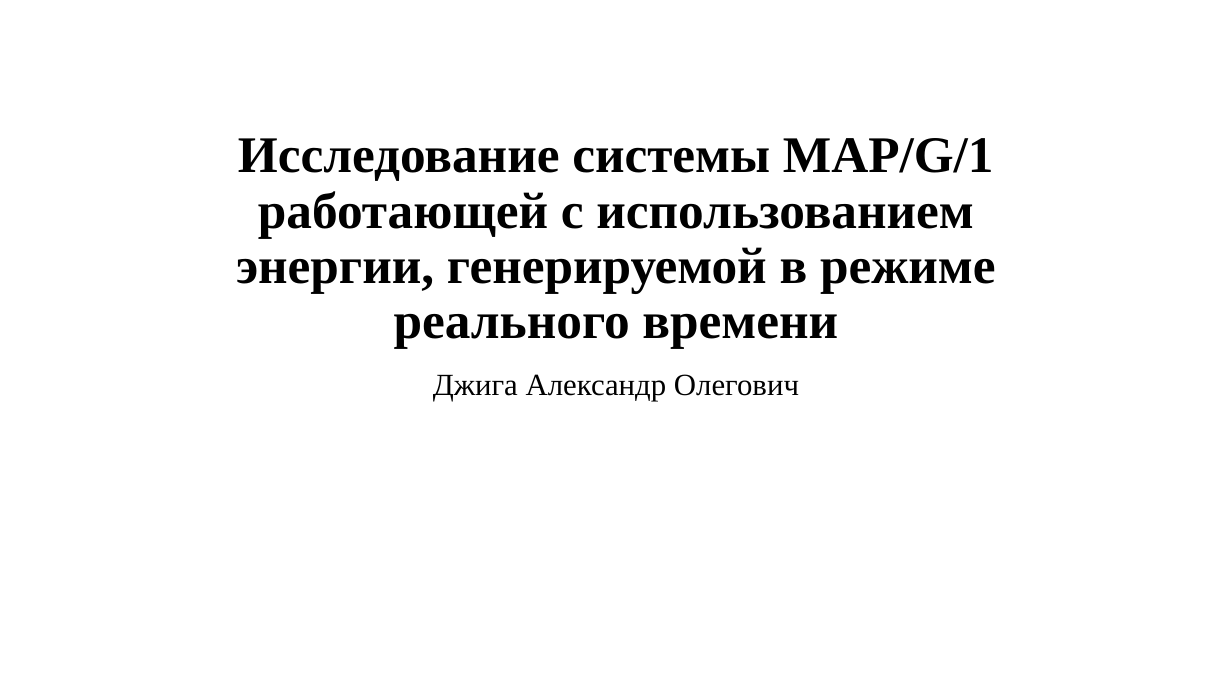
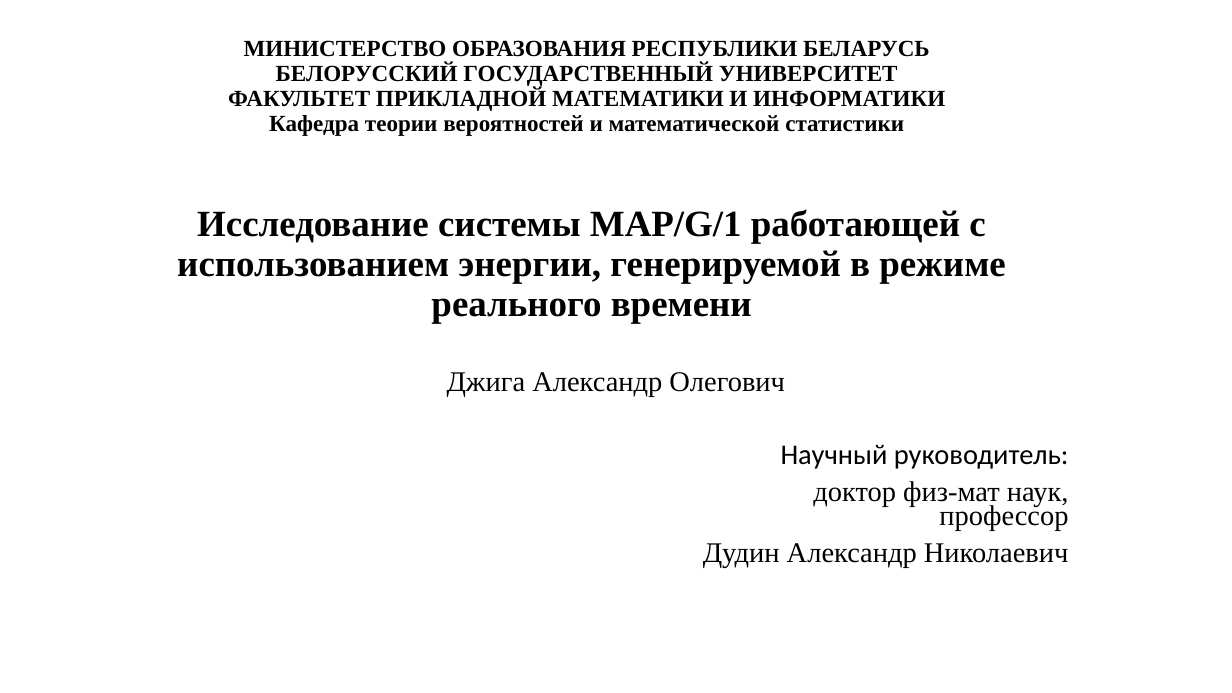
Before and after one commit to san4ezgig/Course-work, a slide deck: slide 1 of Предзащита/Исследование системы MAP.pptx. Drawn at 1232x693 pixels with LibreOffice and Linux fonts; fonts in the diff are those of the drawing. Boxes give left, top, right and bottom in pixels: in the first picture for what was removed or moved away, otherwise in the second. Text is boxed around its words. In the diff, an @@ line names an element or a change of style, - is before the commit and + after.

```diff
--- a/Предзащита/Исследование системы MAP.pptx
+++ b/Предзащита/Исследование системы MAP.pptx
@@ text added at <box>228,40,945,136</box>, 18 pt, text #000000, bold @@
+МИНИСТЕРСТВО ОБРАЗОВАНИЯ РЕСПУБЛИКИ БЕЛАРУСЬ
+БЕЛОРУССКИЙ ГОСУДАРСТВЕННЫЙ УНИВЕРСИТЕТ
+ФАКУЛЬТЕТ ПРИКЛАДНОЙ МАТЕМАТИКИ И ИНФОРМАТИКИ
+Кафедра теории вероятностей и математической статистики
@@ title "Исследование системы MAP/G/1 работающей с ...": place and size @@
-title "Исследование системы MAP/G/1 работающей с ..." at <box>236,138,996,349</box>
+title "Исследование системы MAP/G/1 работающей с ..." at <box>177,209,1006,324</box>
@@ title "Исследование системы MAP/G/1 работающей с ..." at <box>177,209,1006,324</box>: size 40 to 28.8 pt @@
@@ subtitle at <box>447,372,785,397</box>: size 24 to 22.2 pt in "Джига Александр Олегович"; line spacing 0.9 to 0.7 @@
@@ subtitle at <box>703,444,1069,568</box>: paragraphs added @@
+Научный руководитель:
+доктор физ-мат наук,
+профессор
+Дудин Александр Николаевич
```
Also in this commit, not shown: 4 other slides changed, 10 slides added, 2 slides removed, 13 other files.
